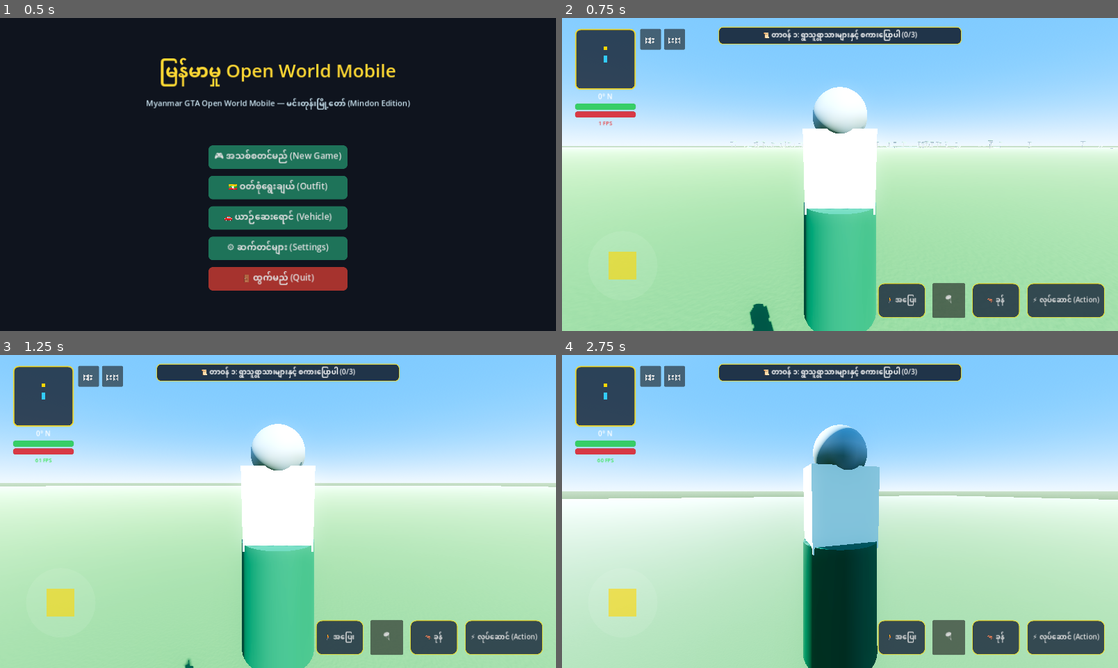
Above: before the commit, frames 1-4 (two rows, left to right).
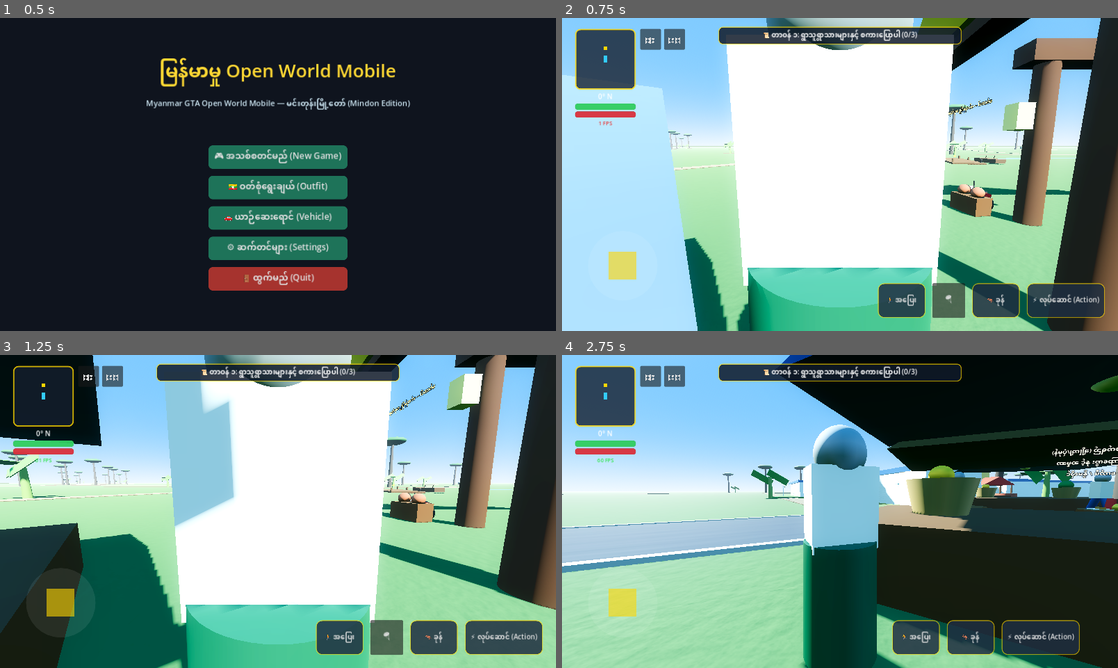
Above: after the commit, the same moments.

Repository: sudohlaingwin/gta-open-world
Game: Godot game, scene res://scenes/main_menu.tscn
Same seed, same stepped clock (60 frames per second), same inputs: the game is played once before the commit and once after it.
Inputs (mouse positions are in pixels of both pictures, inside the frame that each line leads up to):
- Up to frame 1 (0.5 s): no input
- Up to frame 2 (0.75 s): click "🎮 အသစ်စတင်မည် (New Game)" at 0.5 s
- Up to frame 3 (1.25 s): no input
- Up to frame 4 (2.75 s): drag from (628, 611) to (895, 442) at 1.27 s; drag from (728, 527) to (812, 574) at 2.02 s

Frame 1 is identical in both runs. In frame 2, 61% of the frame differs, in the area x 0-100%, y 0-100%; in frame 3, 65%; in frame 4, 59%.

Commit message:
feat(slice-154): village grocery & fruit market stall (8.5m) scaling overhaul

Diff:
--- a/scenes/market_stall.tscn
+++ b/scenes/market_stall.tscn
@@ -3,106 +3,108 @@
 [ext_resource type="Script" path="res://scripts/village_lantern_controller.gd" id="1_lantern"]
 
 [sub_resource type="BoxShape3D" id="BoxShape3D_stall"]
-size = Vector3(6.2, 4.2, 4.2)
+size = Vector3(8.5, 4.8, 5.5)
 
 [sub_resource type="BoxMesh" id="BoxMesh_table"]
-size = Vector3(5.8, 1.1, 3.2)
+size = Vector3(8.2, 1.25, 4.2)
 
 [sub_resource type="StandardMaterial3D" id="StandardMaterial3D_table_wood"]
 albedo_color = Color(0.40, 0.25, 0.12, 1)
+roughness = 0.85
 
 [sub_resource type="PrismMesh" id="PrismMesh_canopy"]
 left_to_right = 0.5
-size = Vector3(6.4, 1.2, 4.4)
+size = Vector3(8.8, 1.6, 5.6)
 
 [sub_resource type="StandardMaterial3D" id="StandardMaterial3D_canopy"]
 albedo_color = Color(0.15, 0.35, 0.65, 1)
+roughness = 0.7
 
 [sub_resource type="CylinderMesh" id="CylinderMesh_basket"]
-top_radius = 0.5
-bottom_radius = 0.38
-height = 0.55
+top_radius = 0.72
+bottom_radius = 0.55
+height = 0.75
 
 [sub_resource type="StandardMaterial3D" id="StandardMaterial3D_bamboo_basket"]
 albedo_color = Color(0.68, 0.55, 0.35, 1)
 
 [sub_resource type="SphereMesh" id="SphereMesh_fruit"]
-radius = 0.26
-height = 0.5
+radius = 0.38
+height = 0.72
 
 [sub_resource type="StandardMaterial3D" id="StandardMaterial3D_watermelon"]
 albedo_color = Color(0.12, 0.45, 0.18, 1)
 
 [sub_resource type="SphereMesh" id="SphereMesh_mango"]
-radius = 0.18
-height = 0.32
+radius = 0.26
+height = 0.45
 
 [sub_resource type="StandardMaterial3D" id="StandardMaterial3D_mango"]
 albedo_color = Color(0.95, 0.72, 0.12, 1)
 
 [sub_resource type="SphereMesh" id="SphereMesh_lamp"]
-radius = 0.22
-height = 0.32
+radius = 0.32
+height = 0.45
 
 [sub_resource type="StandardMaterial3D" id="StandardMaterial3D_lamp"]
 albedo_color = Color(1.0, 0.90, 0.5, 1)
 emission_enabled = true
 emission = Color(1.0, 0.82, 0.4, 1)
-emission_energy_multiplier = 2.5
+emission_energy_multiplier = 2.8
 
 [node name="MarketStall" type="StaticBody3D"]
 script = ExtResource("1_lantern")
 
 [node name="CollisionShape3D" type="CollisionShape3D" parent="."]
-transform = Transform3D(1, 0, 0, 0, 1, 0, 0, 0, 1, 0, 2.1, 0)
+transform = Transform3D(1, 0, 0, 0, 1, 0, 0, 0, 1, 0, 2.4, 0)
 shape = SubResource("BoxShape3D_stall")
 
 [node name="VisualMesh" type="Node3D" parent="."]
 
 [node name="Table" type="MeshInstance3D" parent="VisualMesh"]
-transform = Transform3D(1, 0, 0, 0, 1, 0, 0, 0, 1, 0, 0.55, 0)
+transform = Transform3D(1, 0, 0, 0, 1, 0, 0, 0, 1, 0, 0.62, 0)
 mesh = SubResource("BoxMesh_table")
 surface_material_override/0 = SubResource("StandardMaterial3D_table_wood")
 
 [node name="Canopy" type="MeshInstance3D" parent="VisualMesh"]
-transform = Transform3D(1, 0, 0, 0, 1, 0, 0, 0, 1, 0, 3.6, 0)
+transform = Transform3D(1, 0, 0, 0, 1, 0, 0, 0, 1, 0, 4.2, 0)
 mesh = SubResource("PrismMesh_canopy")
 surface_material_override/0 = SubResource("StandardMaterial3D_canopy")
 
 [node name="StallLantern" type="MeshInstance3D" parent="VisualMesh"]
-transform = Transform3D(1, 0, 0, 0, 1, 0, 0, 0, 1, 0, 3.0, 0)
+transform = Transform3D(1, 0, 0, 0, 1, 0, 0, 0, 1, 0, 3.5, 0)
 mesh = SubResource("SphereMesh_lamp")
 surface_material_override/0 = SubResource("StandardMaterial3D_lamp")
 
 [node name="StallLight" type="OmniLight3D" parent="VisualMesh"]
-transform = Transform3D(1, 0, 0, 0, 1, 0, 0, 0, 1, 0, 2.9, 0)
+transform = Transform3D(1, 0, 0, 0, 1, 0, 0, 0, 1, 0, 3.4, 0)
 light_color = Color(1.0, 0.85, 0.5, 1)
-light_energy = 2.2
-omni_range = 9.0
+light_energy = 2.6
+omni_range = 12.0
 
 [node name="BasketL" type="MeshInstance3D" parent="VisualMesh"]
-transform = Transform3D(1, 0, 0, 0, 1, 0, 0, 0, 1, -1.6, 1.4, 0)
+transform = Transform3D(1, 0, 0, 0, 1, 0, 0, 0, 1, -2.4, 1.6, 0)
 mesh = SubResource("CylinderMesh_basket")
 surface_material_override/0 = SubResource("StandardMaterial3D_bamboo_basket")
 
 [node name="WatermelonL" type="MeshInstance3D" parent="VisualMesh"]
-transform = Transform3D(1, 0, 0, 0, 1, 0, 0, 0, 1, -1.6, 1.8, 0)
+transform = Transform3D(1, 0, 0, 0, 1, 0, 0, 0, 1, -2.4, 2.1, 0)
 mesh = SubResource("SphereMesh_fruit")
 surface_material_override/0 = SubResource("StandardMaterial3D_watermelon")
 
 [node name="BasketR" type="MeshInstance3D" parent="VisualMesh"]
-transform = Transform3D(1, 0, 0, 0, 1, 0, 0, 0, 1, 1.6, 1.4, 0)
+transform = Transform3D(1, 0, 0, 0, 1, 0, 0, 0, 1, 2.4, 1.6, 0)
 mesh = SubResource("CylinderMesh_basket")
 surface_material_override/0 = SubResource("StandardMaterial3D_bamboo_basket")
 
 [node name="MangoR" type="MeshInstance3D" parent="VisualMesh"]
-transform = Transform3D(1, 0, 0, 0, 1, 0, 0, 0, 1, 1.6, 1.75, 0)
+transform = Transform3D(1, 0, 0, 0, 1, 0, 0, 0, 1, 2.4, 2.05, 0)
 mesh = SubResource("SphereMesh_mango")
 surface_material_override/0 = SubResource("StandardMaterial3D_mango")
 
 [node name="StallSign" type="Label3D" parent="."]
-transform = Transform3D(1, 0, 0, 0, 1, 0, 0, 0, 1, 0, 3.8, 2.2)
+transform = Transform3D(1, 0, 0, 0, 1, 0, 0, 0, 1, 0, 4.4, 2.8)
 text = "သစ်သီးနှင့် ကုန်စုံဆိုင်"
-font_size = 32
-outline_size = 10
+font_size = 40
+outline_size = 12
 modulate = Color(1, 0.9, 0.3, 1)
Not shown, changed: COLLAB.md
